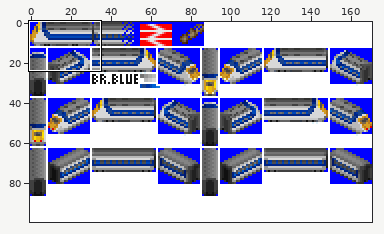
One commit to this sprite sheet: gfx/APTE.png. Above, an overview of the earlier version with the close-up marked.
Close-up. Before the commit:
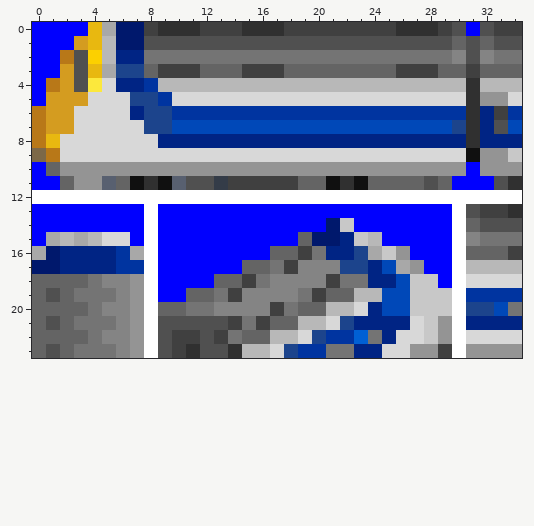
The file is 171x100 pixels. Colours within 5 levels of each other are drawn and written as one. Shown: x 0..34, y 0..23.
The same view after the edit:
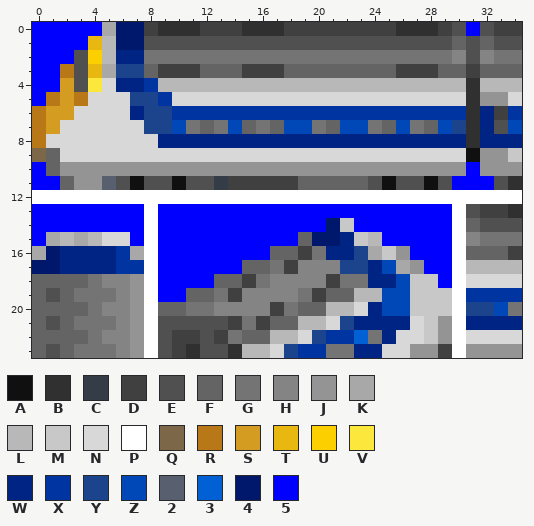
Palette (. is transparent): A #101010  B #303030  C #343c48  D #404040  E #505050  F #646464  G #747474  H #848484  J #949494  K #a8a8a8  L #b8b8b8  M #c8c8c8  N #d8d8d8  P #ffffff  Q #7c6848  R #b87818  S #d49c20  T #e8b810  U #fcd000  V #fce83c  W #002484  X #0034a0  Y #1c448c  Z #0048b8  2 #586070  3 #0060d4  4 #00186c  5 #0000ff
The author wrote: Updated APT-E Purchase Sprite
The exact change:
y 0: x 4 T -> 5
y 1: x 3 S -> 5
y 2: x 2 R -> 5
y 3: x 2 S -> R
y 4: x 1 R -> 5
y 5: x 1 S -> R; x 3 S -> R
y 7: x 2 S -> N; x 11..13 ZZZ -> GFG; x 15..17 ZZZ -> FGF; x 20..21 ZZ -> GF; x 24..25 ZZ -> GF; x 27..28 ZZ -> GF
y 8: x 1 T -> N
y 9: x 1 R -> F
y 11: x 6 F -> E; x 8..10 BA2 -> EEA; x 21..29 ABAFFFFEF -> FFFEAEEAE
